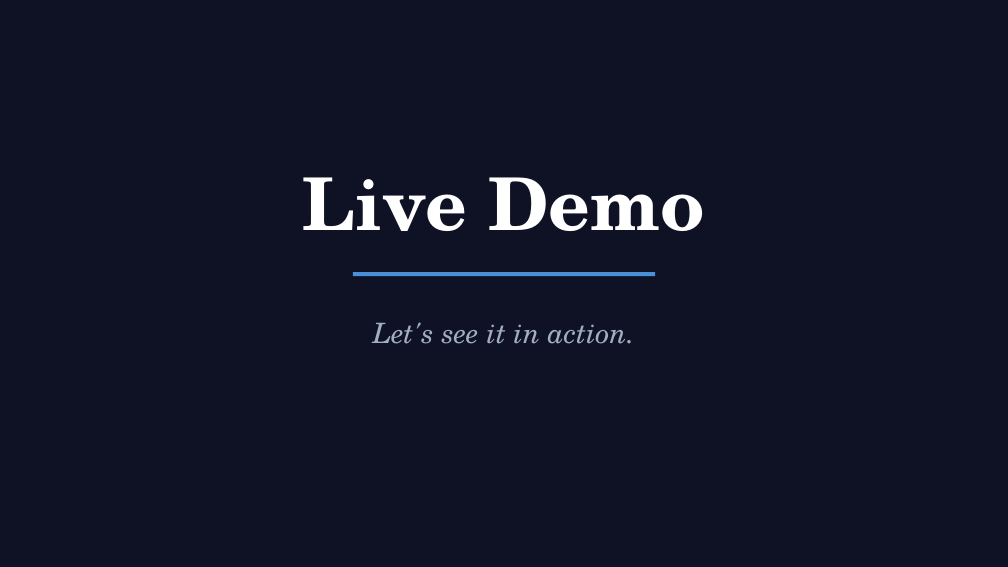
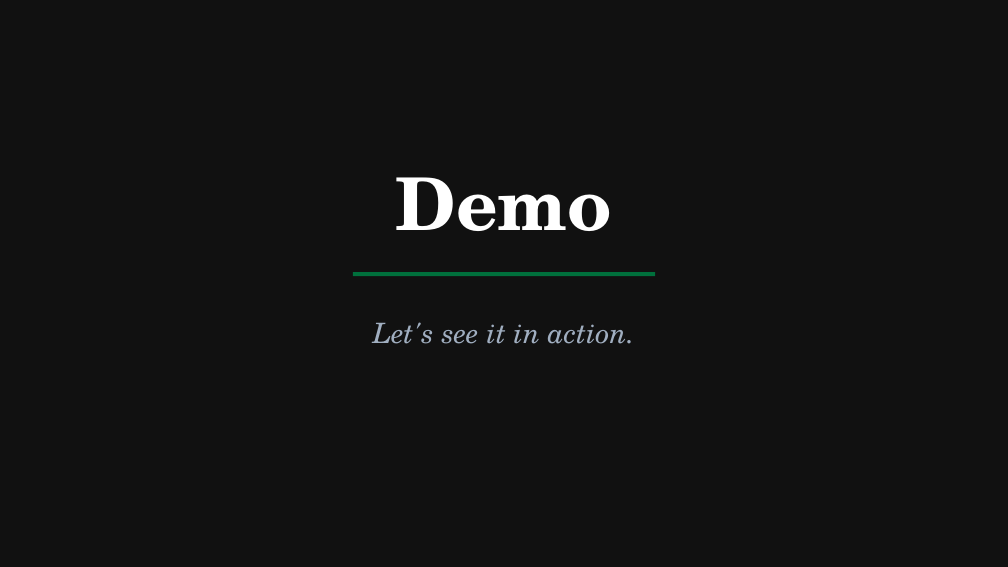
Before and after one commit to lukelittle/sec-15c3-5-market-access-controls-example, a slide deck: slide 14 of docs/presentation.pptx (slide 10 before the commit). Drawn at 1008x567 pixels with LibreOffice and Linux fonts; fonts in the diff are those of the drawing. Boxes give left, top, right and bottom in pixels: in the first picture for what was removed or moved away, otherwise in the second. Text is boxed around its words. In the diff, an @@ line names an element or a change of style, - is before the commit and + after.

Commit message:
Add live demo dashboard, update services, and clean up presentation files
- Add tools/dashboard/ with single-file Python web dashboard for live demos
- Add tools/demo.sh bash-based demo script
- Update Lambda service handlers and build scripts
- Update Terraform modules (VPC endpoints, IAM, MSK)
- Update Spark risk detector
- Remove presentation/ markdown files (consolidated into pptx)
- Add .venv/ to .gitignore

```diff
--- a/docs/presentation.pptx
+++ b/docs/presentation.pptx
@@ background #0F1225 to #111111 @@
@@ text at <box>396,177,613,231</box>: text changed @@
-Live Demo
+Demo
@@ rectangle at <box>353,272,655,276</box>: fill #4A90D9 to #00703C @@
```
Also in this commit, not shown: 13 other slides changed, 7 slides added, 1 slide removed, 32 other files.
